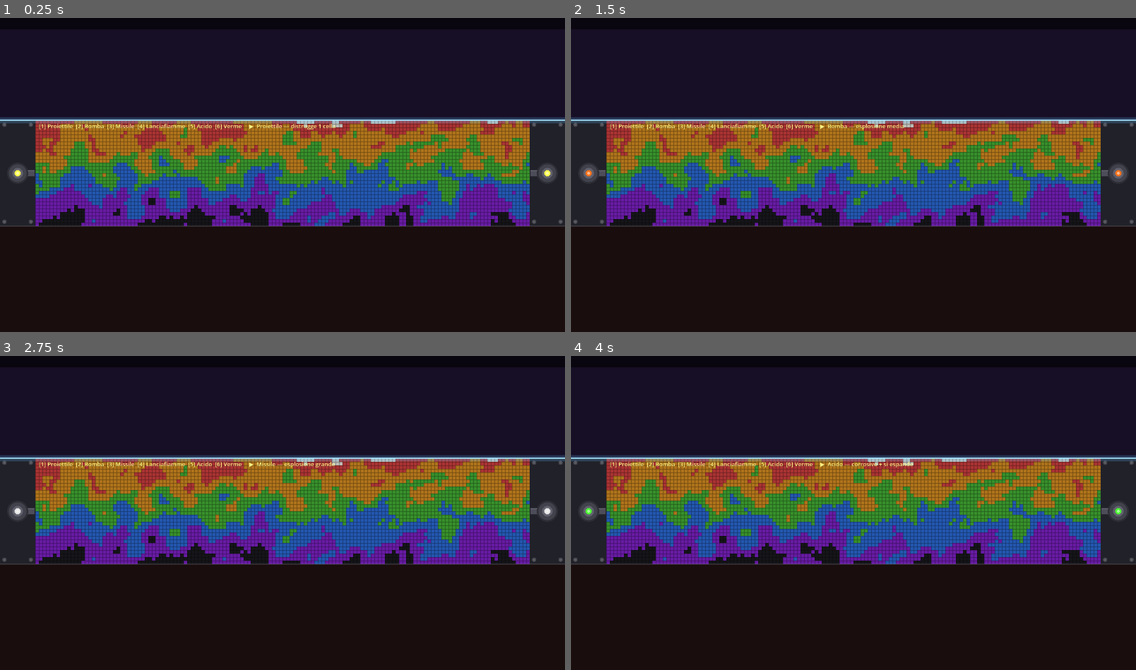
Above: before the commit, frames 1-4 (two rows, left to right).
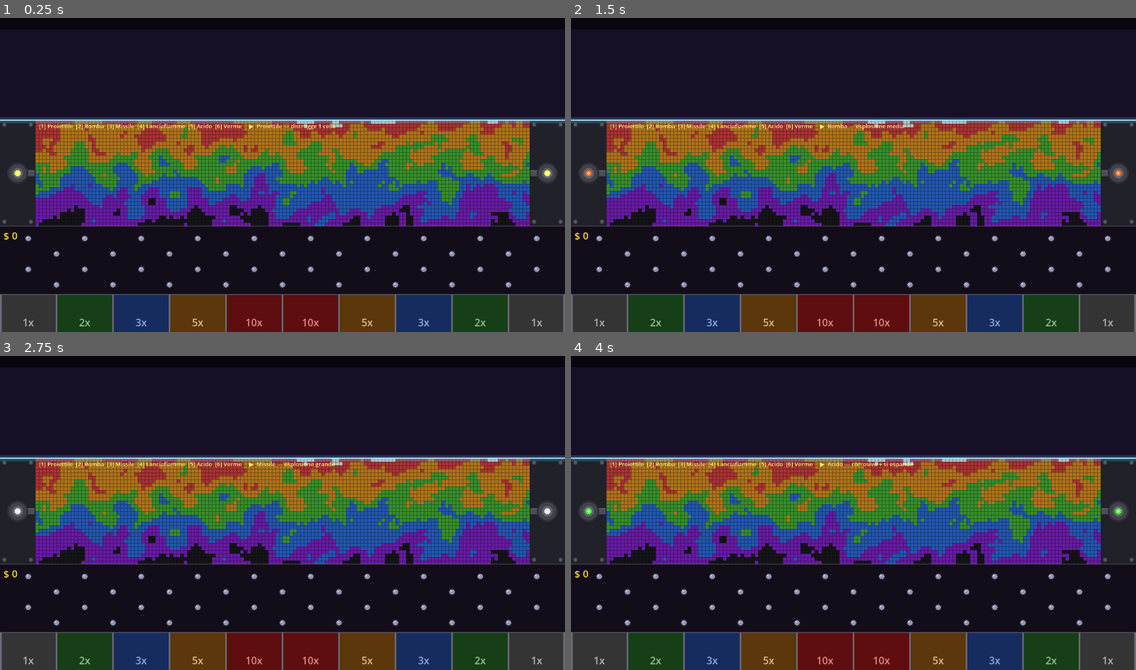
Above: after the commit, the same moments.

Repository: tanapox/TravelCalculator
Game: Godot game, scene res://scenes/Main.tscn
Two runs of this game, one before a commit and one after it. Both use one fixed random seed, a clock stepped at 60 frames per second and the inputs below.
Inputs (mouse positions are in pixels of both pictures, inside the frame that each line leads up to):
- Up to frame 1 (0.25 s): no input
- Up to frame 2 (1.5 s): tap Enter at 0.5 s; move the mouse to (977, 156) at 0.52 s; tap 1 at 0.6 s; click (977, 156) at 0.67 s; tap Space at 1.25 s; move the mouse to (740, 187) at 1.27 s; tap 2 at 1.35 s; click (740, 187) at 1.42 s
- Up to frame 3 (2.75 s): tap Enter at 2 s; move the mouse to (339, 440) at 2.02 s; tap 3 at 2.1 s; click (339, 440) at 2.17 s
- Up to frame 4 (4 s): tap Space at 2.75 s; move the mouse to (825, 575) at 2.77 s; tap 4 at 2.85 s; click (825, 575) at 2.92 s; tap Enter at 3.5 s; move the mouse to (1023, 560) at 3.52 s; tap 5 at 3.6 s; click (1023, 560) at 3.67 s

The runs differ from the first frame. In frame 1, 13% of the frame differs, in the area x 0-100%, y 68-100%; in frame 2, 13%; in frame 3, 13%; in frame 4, 13%.
Error before the commit: Parse Error: Cannot infer the type of "col" variable because the value doesn't have a set type. (res://scripts/BucketSection.gd:211)
Error after the commit: Invalid access to property or key 'shop_closed' on a base object of type 'CanvasLayer (UpgradeShop)'. (res://scripts/Main.gd:73)

Commit message:
Fix col Color type inference in BucketSection._on_ball_in_slot

Diff:
--- a/scripts/BucketSection.gd
+++ b/scripts/BucketSection.gd
@@ -208,7 +208,7 @@
 	_money_label.text = "$ %d" % GameState.money
 
 	var slot_cx := slot_idx * _slot_w + _slot_w * 0.5
-	var col     := _slot_colors[slot_idx] if slot_idx < _slot_colors.size() else Color.WHITE
+	var col: Color = _slot_colors[slot_idx] if slot_idx < _slot_colors.size() else Color.WHITE
 	_spawn_float_text("+%d" % earned, Vector2(slot_cx, SLOT_Y - 10.0), col.lightened(0.4))
 
 	ball.call_deferred("queue_free")
